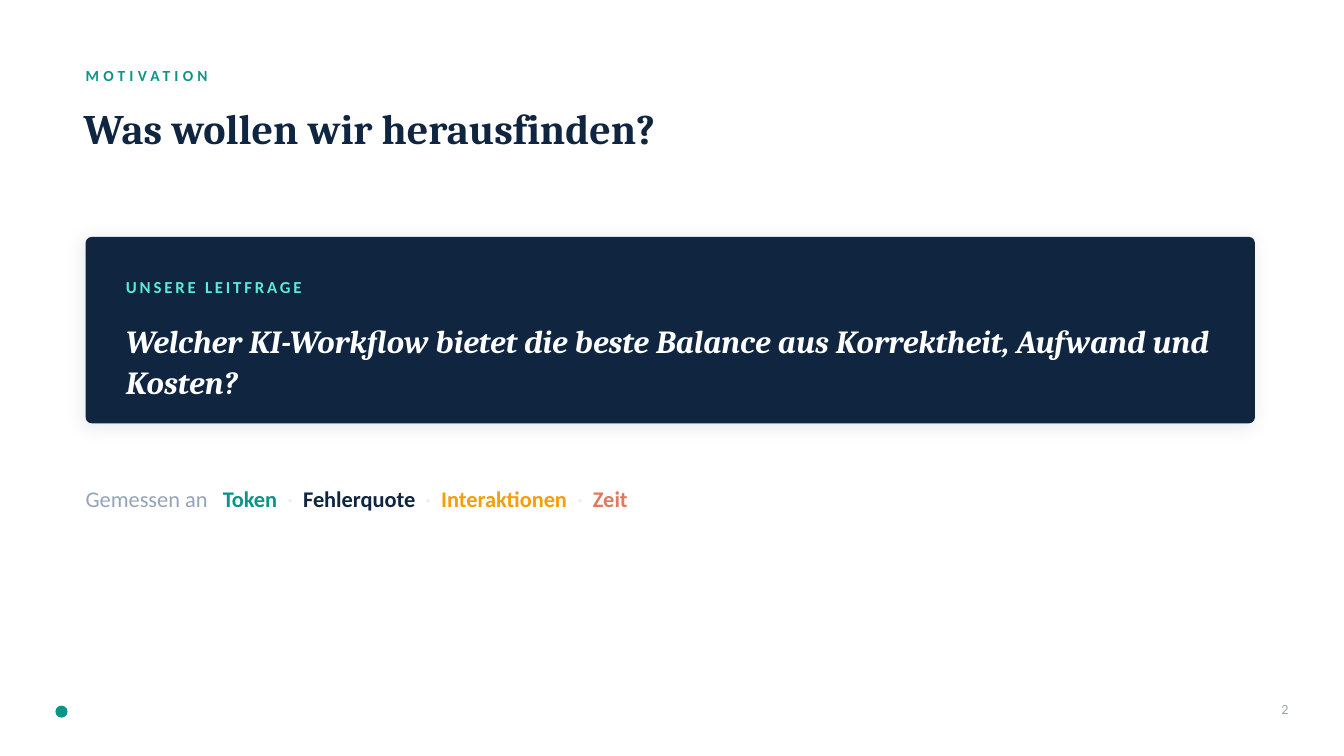
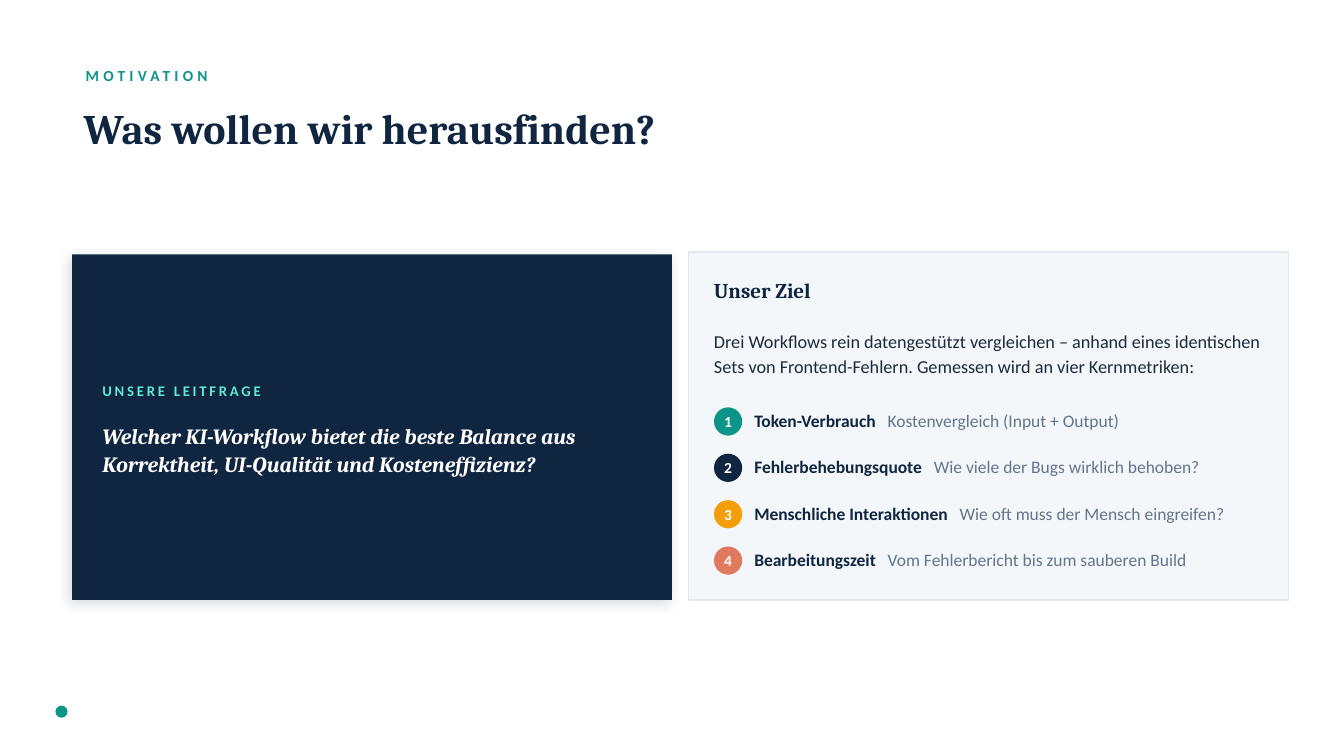
Before and after one commit to kis4-2026ss/projekt-bb-g2-pointner-kaltenegger, a slide deck: slide 2 of MCP_Praesentation.pptx _new.pptx. Drawn at 1344x756 pixels with LibreOffice and Linux fonts; fonts in the diff are those of the drawing. Boxes give left, top, right and bottom in pixels: in the first picture for what was removed or moved away, otherwise in the second. Text is boxed around its words. In the diff, an @@ line names an element or a change of style, - is before the commit and + after.

Commit message:
presentation_change

```diff
--- a/MCP_Praesentation.pptx _new.pptx
+++ b/MCP_Praesentation.pptx _new.pptx
@@ rounded rectangle removed at bbox=[86, 237, 1255, 423] @@
@@ rectangle added at bbox=[73, 254, 673, 600], fill #0F2540 @@
@@ rectangle added at bbox=[689, 252, 1289, 600], fill #F4F7FA, outline #E2E8F0 1 pt @@
@@ text added at bbox=[714, 283, 810, 298], 15 pt, text #0F2540, bold @@
+Unser Ziel
@@ text added at bbox=[714, 335, 1260, 373], 13 pt, text #1E293B @@
+Drei Workflows rein datengestützt vergleichen – anhand eines identischen Sets von Frontend-Fehlern. Gemessen wird an vier Kernmetriken:
@@ text "UNSERE LEITFRAGE": place and size @@
-text "UNSERE LEITFRAGE" at bbox=[126, 282, 301, 293]
+text "UNSERE LEITFRAGE" at bbox=[102, 386, 261, 396]
@@ text "UNSERE LEITFRAGE" at bbox=[102, 386, 261, 396]: size 12 to 10.5 pt @@
@@ ellipse added at bbox=[714, 407, 742, 436], fill #0D9488 @@
@@ text added at bbox=[724, 417, 732, 427], 11 pt, text #FFFFFF, bold @@
+1
@@ text added at bbox=[754, 414, 1119, 430], 12.5 pt, text #64748B @@
+Token-Verbrauch Kostenvergleich (Input + Output)
@@ text at bbox=[102, 428, 575, 477]: text changed; size 23 to 15.5 pt @@
-Welcher KI-Workflow bietet die beste Balance aus Korrektheit, Aufwand und Kosten?
+Welcher KI-Workflow bietet die beste Balance aus Korrektheit, UI-Qualität und Kosteneffizienz?
@@ text "2": place and size @@
-text "2" at bbox=[1281, 705, 1288, 714]
+text "2" at bbox=[724, 463, 732, 473]
@@ text "2" at bbox=[724, 463, 732, 473]: size 10 to 11 pt, text colour #94A3B8 to #FFFFFF, bold on; alignment right to centre @@
@@ ellipse added at bbox=[714, 454, 742, 482], fill #0F2540 @@
@@ text added at bbox=[754, 460, 1199, 476], 12.5 pt, text #64748B @@
+Fehlerbehebungsquote Wie viele der Bugs wirklich behoben?
@@ text removed at bbox=[86, 491, 628, 511] @@
-Gemessen an Token · Fehlerquote · Interaktionen · Zeit
@@ ellipse added at bbox=[714, 500, 742, 528], fill #F59E0B @@
@@ text added at bbox=[754, 507, 1225, 523], 12.5 pt, text #64748B @@
+Menschliche Interaktionen Wie oft muss der Mensch eingreifen?
@@ text added at bbox=[724, 510, 732, 520], 11 pt, text #FFFFFF, bold @@
+3
@@ ellipse added at bbox=[714, 546, 742, 575], fill #E07A5F @@
@@ text added at bbox=[724, 556, 732, 566], 11 pt, text #FFFFFF, bold @@
+4
@@ text added at bbox=[754, 553, 1186, 569], 12.5 pt, text #64748B @@
+Bearbeitungszeit Vom Fehlerbericht bis zum sauberen Build
```
Also in this commit, not shown: 1 other slide changed, 1 slide removed.
